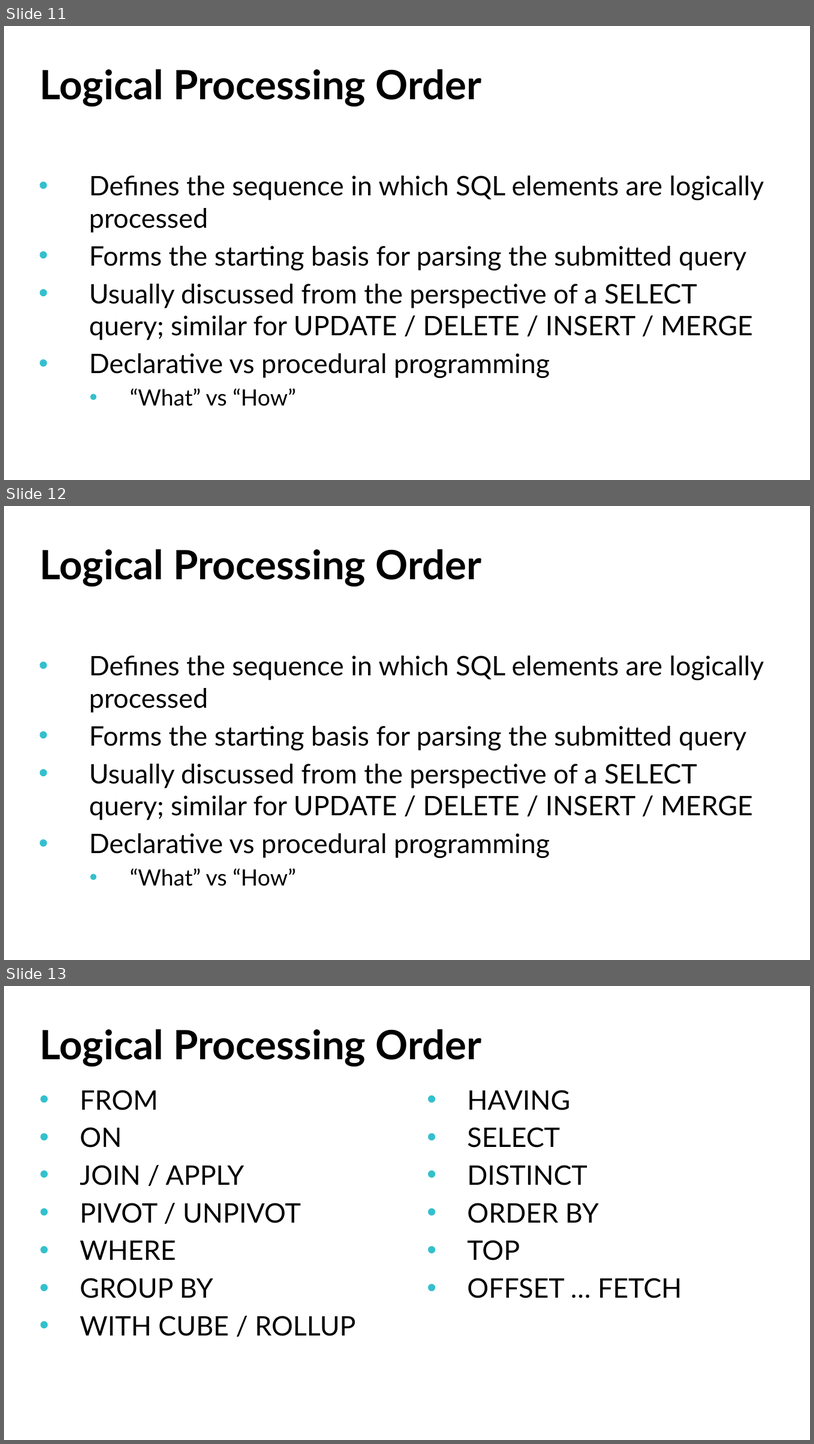
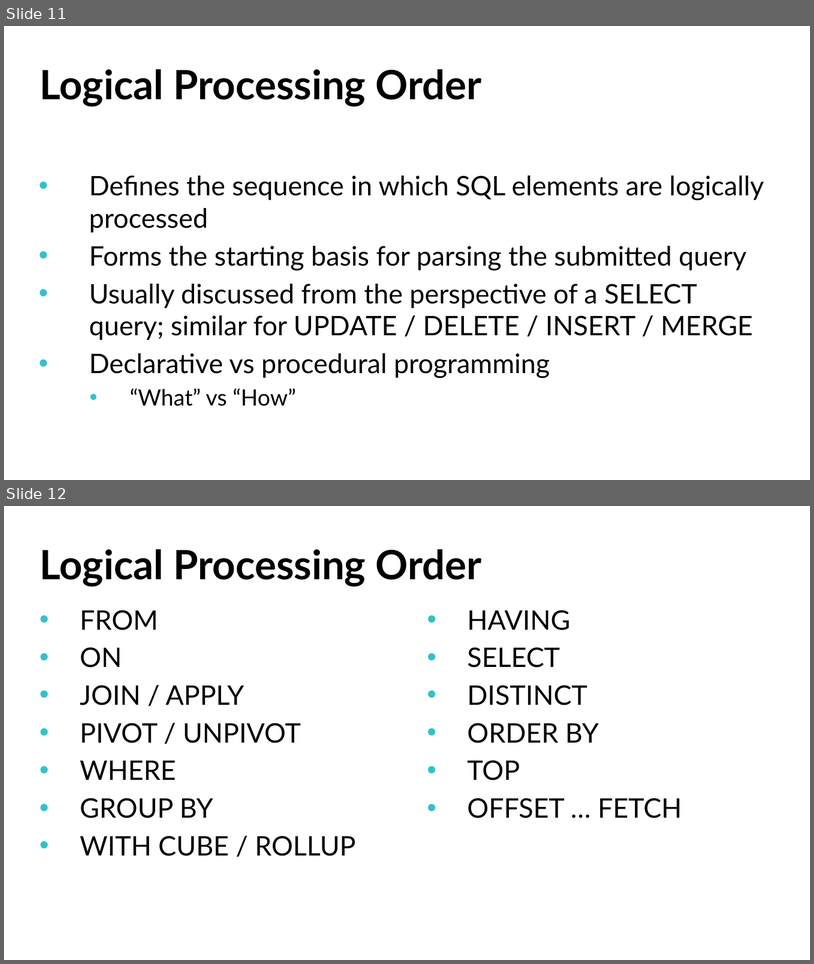
Before and after one commit to tf3604/OptimizerPresentation, a slide deck: Hansen - Get Your Optimizer to Give up All Its Secrets.pptx. Shown one above the other, each under a label of ours: slides 11, 12 and 13 before the commit, slides 11 and 12 after it. The pictures are 814x1444 and 814x964 pixels, drawn with LibreOffice and Linux fonts; fonts in the diff are those of the drawing; background and template pictures are left out. Boxes give left, top, right and bottom in pixels: in the first picture for what was removed or moved away, otherwise in the second. Text is boxed around its words. In the diff, an @@ line names an element or a change of style, - is before the commit and + after.

```diff
--- a/Hansen - Get Your Optimizer to Give up All Its Secrets.pptx
+++ b/Hansen - Get Your Optimizer to Give up All Its Secrets.pptx
@@ slide 12 removed at (4, 506, 810, 960), background picture (left out) @@
@@ title removed at (39, 549, 482, 586) @@
-Logical Processing Order
@@ text removed at (89, 655, 764, 858) @@
-• Defines the sequence in which SQL elements are logically processed
-• Forms the starting basis for parsing the submitted query
-• Usually discussed from the perspective of a SELECT query; similar for UPDATE / DELETE / INSERT / MERGE
-• Declarative vs procedural programming
-  • “What” vs “How”
@@ what was slide 13 is now slide 12 @@
```
Also in this commit, not shown: 1 slide changed.
